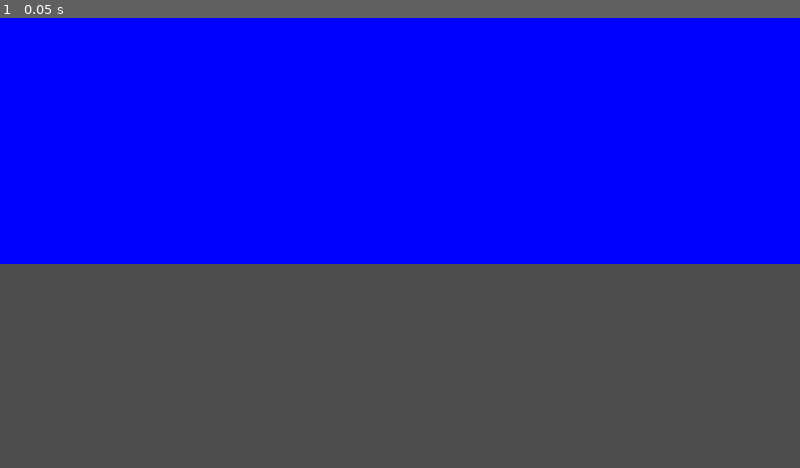
Above: before the commit, frame 1.
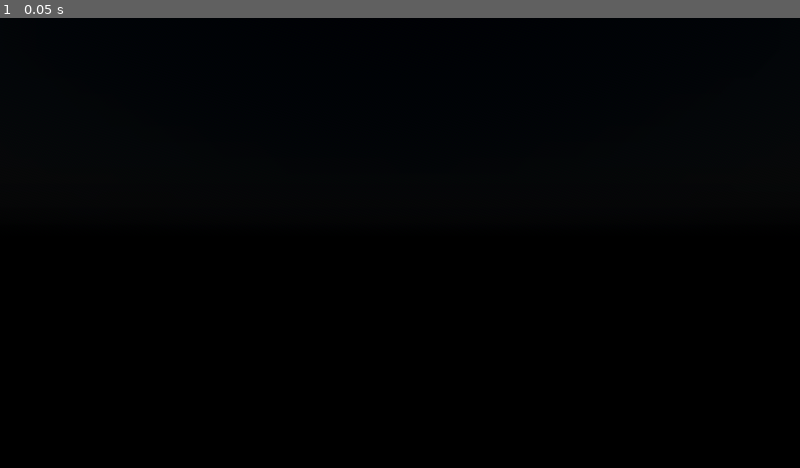
Above: after the commit, the same moment.

Repository: serifpersia/pianolux3D
Game: Godot game, scene res://scenes/main.tscn
The game is run twice, just before and just after one commit, with the same random seed, the same clock (stepped at 60 frames per second) and the same inputs.
Inputs:
- Up to frame 1 (0.05 s): no input

The runs differ from the first frame. In frame 1, 100% of the frame differs, in the area x 0-100%, y 0-100%.

Commit message:
midi visuals improvement & glow

Diff:
--- a/scenes/main.tscn
+++ b/scenes/main.tscn
@@ -1,38 +1,72 @@
-[gd_scene load_steps=7 format=3 uid="uid://kf6tjtr76ly2"]
+[gd_scene load_steps=13 format=3 uid="uid://kf6tjtr76ly2"]
 
 [ext_resource type="Script" path="res://scripts/MIDI.gd" id="1_6x78b"]
-[ext_resource type="Shader" path="res://shaders/midi_visualize.gdshader" id="2_v7ec7"]
+[ext_resource type="Shader" path="res://shaders/outline.gdshader" id="2_yd744"]
+[ext_resource type="Shader" path="res://shaders/midi_visualize.gdshader" id="3_kmtgo"]
 
-[sub_resource type="ShaderMaterial" id="ShaderMaterial_y1iih"]
-render_priority = 0
-shader = ExtResource("2_v7ec7")
-shader_parameter/color = Color(0, 0, 1, 1)
+[sub_resource type="StandardMaterial3D" id="StandardMaterial3D_vdoyr"]
+albedo_color = Color(0, 0, 0, 1)
 
 [sub_resource type="QuadMesh" id="QuadMesh_pxhi1"]
-material = SubResource("ShaderMaterial_y1iih")
-size = Vector2(40, 22)
+material = SubResource("StandardMaterial3D_vdoyr")
+size = Vector2(44, 25)
 
-[sub_resource type="ShaderMaterial" id="ShaderMaterial_h4ksh"]
+[sub_resource type="ShaderMaterial" id="ShaderMaterial_adpxw"]
 render_priority = 0
-shader = ExtResource("2_v7ec7")
+shader = ExtResource("2_yd744")
+shader_parameter/outline_color = Color(0.6716, 0.92, 0.4232, 1)
+shader_parameter/outline_width = 3.0
+shader_parameter/constant_width = true
+
+[sub_resource type="ShaderMaterial" id="ShaderMaterial_8sd8g"]
+render_priority = 0
+next_pass = SubResource("ShaderMaterial_adpxw")
+shader = ExtResource("3_kmtgo")
 shader_parameter/color = Color(0.592157, 0.807843, 0.372549, 1)
 
-[sub_resource type="ShaderMaterial" id="ShaderMaterial_2sxra"]
+[sub_resource type="ShaderMaterial" id="ShaderMaterial_ij5sg"]
 render_priority = 0
-shader = ExtResource("2_v7ec7")
+shader = ExtResource("2_yd744")
+shader_parameter/outline_color = Color(0.6716, 0.92, 0.4232, 1)
+shader_parameter/outline_width = 3.0
+shader_parameter/constant_width = true
+
+[sub_resource type="ShaderMaterial" id="ShaderMaterial_0nw0e"]
+render_priority = 0
+next_pass = SubResource("ShaderMaterial_ij5sg")
+shader = ExtResource("3_kmtgo")
 shader_parameter/color = Color(0.407843, 0.631373, 0.184314, 1)
+
+[sub_resource type="PhysicalSkyMaterial" id="PhysicalSkyMaterial_0wcgy"]
+
+[sub_resource type="Sky" id="Sky_8shi4"]
+sky_material = SubResource("PhysicalSkyMaterial_0wcgy")
+
+[sub_resource type="Environment" id="Environment_mr5xl"]
+background_mode = 2
+sky = SubResource("Sky_8shi4")
+glow_enabled = true
+glow_bloom = 0.58
+glow_blend_mode = 1
 
 [node name="main" type="Node3D"]
 
 [node name="MIDI" type="Node3D" parent="."]
-transform = Transform3D(1, 0, 0, 0, 1, 0, 0, 0, 1, 0, 10, -14)
+transform = Transform3D(1, 0, 0, 0, 1, 0, 0, 0, 1, 0, 0, -16)
 
 [node name="BG" type="MeshInstance3D" parent="MIDI"]
+visible = false
 mesh = SubResource("QuadMesh_pxhi1")
 
 [node name="MIDI_Notes" type="Node3D" parent="MIDI"]
 script = ExtResource("1_6x78b")
-note_material = SubResource("ShaderMaterial_h4ksh")
-black_key_material = SubResource("ShaderMaterial_2sxra")
+note_material = SubResource("ShaderMaterial_8sd8g")
+black_key_material = SubResource("ShaderMaterial_0nw0e")
 
 [node name="Camera3D" type="Camera3D" parent="."]
+
+[node name="DirectionalLight3D" type="DirectionalLight3D" parent="."]
+transform = Transform3D(1, 0, 0, 0, 0.965926, 0.258819, 0, -0.258819, 0.965926, 0, 0, 0)
+
+[node name="WorldEnvironment" type="WorldEnvironment" parent="."]
+environment = SubResource("Environment_mr5xl")
--- a/scenes/midi.tscn
+++ b/scenes/midi.tscn
@@ -5,7 +5,7 @@
 [ext_resource type="Script" path="res://scripts/VirtualKeyboard.gd" id="3_vqo6j"]
 
 [sub_resource type="ShaderMaterial" id="ShaderMaterial_cq8pi"]
-render_priority = 1
+render_priority = 0
 shader = ExtResource("2_r8vcl")
 shader_parameter/color = Color(0.333333, 1, 0, 1)
 
--- a/scenes/testing res.tscn
+++ /dev/null
@@ -1,22 +0,0 @@
-[gd_scene load_steps=2 format=3 uid="uid://w7vc15264ybb"]
-
-[sub_resource type="BoxMesh" id="BoxMesh_q7fn2"]
-
-[node name="Node3D" type="Node3D"]
-
-[node name="MeshInstance3D" type="MeshInstance3D" parent="."]
-mesh = SubResource("BoxMesh_q7fn2")
-
-[node name="Node3D" type="Node3D" parent="."]
-
-[node name="ColorRect" type="ColorRect" parent="Node3D"]
-anchors_preset = 2
-anchor_top = 1.0
-anchor_bottom = 1.0
-offset_top = -40.0
-offset_right = 1920.0
-grow_vertical = 0
-scale = Vector2(0.997825, 1)
-
-[node name="Camera2D" type="Camera3D" parent="."]
-transform = Transform3D(1, 0, 0, 0, 1, 0, 0, 0, 1, 0, 0, 2)
--- a/scripts/MIDI.gd
+++ b/scripts/MIDI.gd
@@ -2,12 +2,12 @@
 
 @export var note_material : Material
 @export var black_key_material : Material
-@export var speed_multiplier : float = 14.0
+@export var speed_multiplier : float = 10.0
 
 var notes = []
 var notes_on = {}
-var display_range = 36.0
-var note_range = 108 - 21 + 1
+var display_range = 43.0
+var note_range = 58.05
 var note_width = display_range / note_range
 var note_height = 0.1
 var note_depth = 0.1
@@ -30,18 +30,43 @@
 func spawn_notes():
 	for note in notes_on.keys():
 		var box = MeshInstance3D.new()
-		var capsule = BoxMesh.new()
+		var capsule = CapsuleMesh.new()
 		box.mesh = capsule
 		var x_offset = calculate_x_offset(note)
-		var width = note_width if not is_black_key(note) else note_width / 1.25
-		box.position = Vector3(x_offset - display_range / 2,-11, 0)
-		box.scale = Vector3(width-0.1, note_height, note_depth)
+		var width = note_width if not is_black_key(note) else note_width / 1.5
+		var z_position = 0.1 if is_black_key(note) else 0  # Slightly in front for black keys
+		box.position = Vector3(x_offset - display_range / 2, -8.5, z_position)
+		box.scale = Vector3(width, note_height, note_depth)
 		box.material_override = black_key_material if is_black_key(note) else note_material
 		add_child(box)
 		notes.append(box)
 
 func calculate_x_offset(note):
-	return float(note - 21) * note_width
+	var white_key_width = note_width + 0.1
+	var octave = int((note - 21) / 12)
+	var key_in_octave = (note - 21) % 12
+	var x_offset = octave * 7 * white_key_width # Offset by number of white keys in full octaves
+
+	# Array representing the x offset within an octave for each key
+	var key_offsets = [
+		0, # A
+		white_key_width * 0.5, # A#
+		white_key_width * 1, # B
+		white_key_width * 2, # C
+		white_key_width * 2.5, # C#
+		white_key_width * 3, # D
+		white_key_width * 3.5, # D#
+		white_key_width * 4, # E
+		white_key_width * 5, # F
+		white_key_width * 5.5, # F#
+		white_key_width * 6, # G
+		white_key_width * 6.5] # G#
+
+
+	x_offset += key_offsets[key_in_octave]
+
+	return x_offset
+
 
 func is_black_key(note):
 	var black_keys = [1, 3, 6, 8, 10]
--- /dev/null
+++ b/shaders/outline.gdshader
@@ -0,0 +1,24 @@
+shader_type spatial;
+render_mode unshaded;
+
+uniform sampler2D SCREEN_TEXTURE : hint_screen_texture;
+uniform vec4 outline_color : source_color;
+uniform float outline_width = 2.0;
+uniform bool constant_width = true;
+
+void fragment() {
+	vec4 pixelatedtext = texture(SCREEN_TEXTURE, SCREEN_UV);
+	vec2 pixel_size = 1.0 / VIEWPORT_SIZE;
+	ALBEDO = pixelatedtext.rgb;
+	for(int y = -1*int(outline_width); y <= 1*int(outline_width); y++)
+	for(int x = -1*int(outline_width); x <= 1*int(outline_width); x++)
+	{
+		vec4 tex = texture(SCREEN_TEXTURE, SCREEN_UV + vec2(float(x),float(y)) * pixel_size );
+		if(tex.a == 0.0 && SCREEN_UV.x + float(x) * pixel_size.x < 1.0 && SCREEN_UV.x + float(x) * pixel_size.x > 0.0 && SCREEN_UV.y + float(y) * pixel_size.y < 1.0 && SCREEN_UV.y + float(y) * pixel_size.y > 0.0)
+		{
+			ALBEDO = outline_color.rgb;
+			ALPHA = 1.0;
+		}
+	}
+
+}
Not shown, changed: .gitignore
Not shown, removed: scenes/maiCA58.tmp
Not shown, removed: scenes/mid9C40.tmp
Not shown, removed: scenes/midA1B2.tmp
Not shown, removed: scenes/midB4AC.tmp
Not shown, removed: scenes/midB69D.tmp
Not shown, removed: scenes/midCE35.tmp
Not shown, removed: scenes/midDD04.tmp
Not shown, removed: scenes/midF26.tmp
Not shown, removed: scenes/midF3D0.tmp
Not shown, removed: scenes/tes15A6.tmp
Not shown, removed: scenes/tes6264.tmp
(and 2 more such lines)
